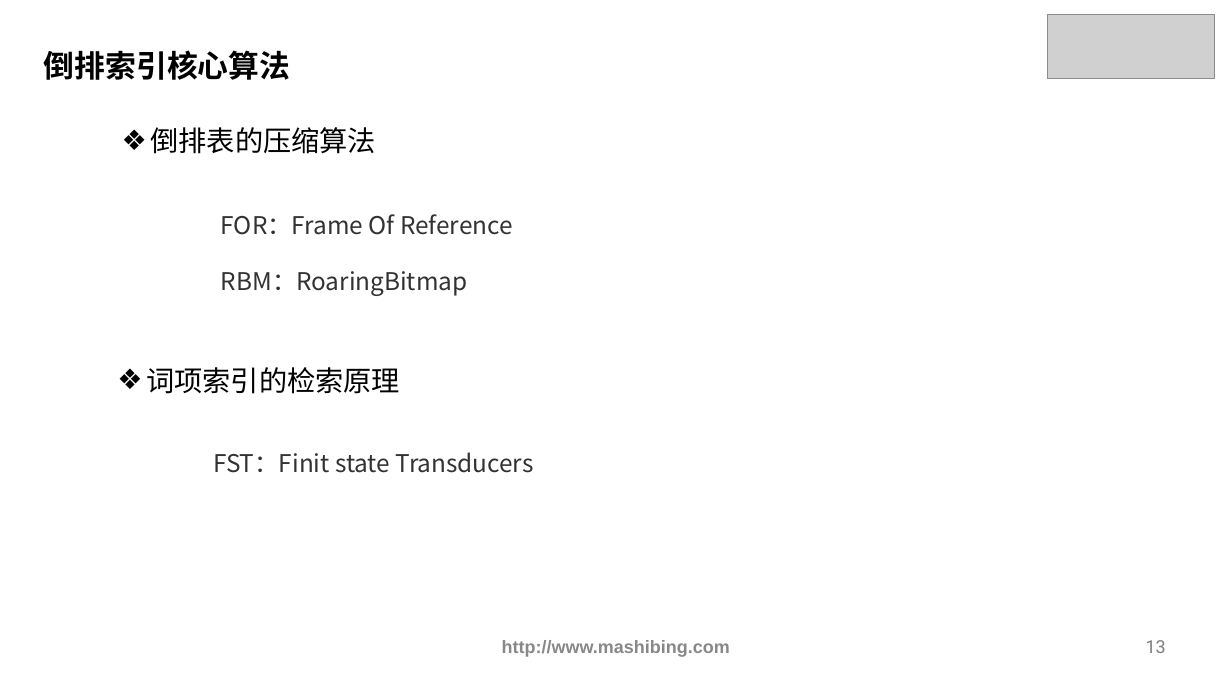
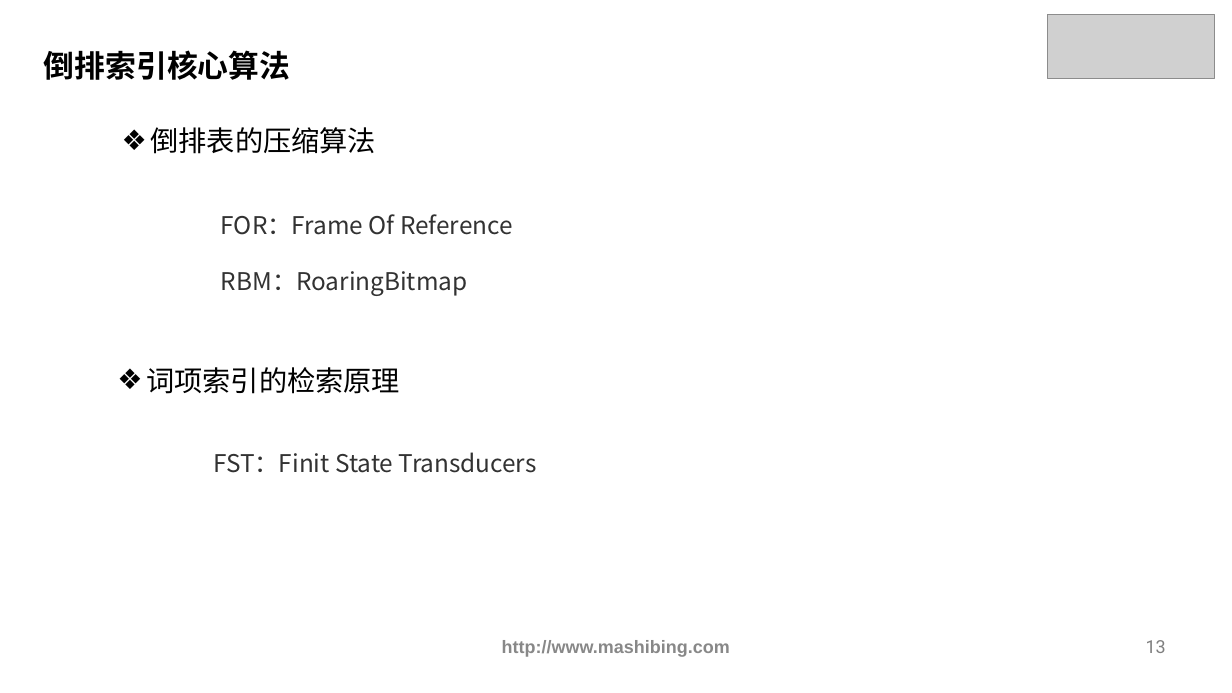
Before and after one commit to ybbstudy/Elastic-Stack, a slide deck: slide 13 of 1 核心知识篇/03-核心概念/课件/核心概念.pptx. Drawn at 1232x693 pixels with LibreOffice and Linux fonts; fonts in the diff are those of the drawing; grey boxes stand for pictures. Boxes give left, top, right and bottom in pixels: in the first picture for what was removed or moved away, otherwise in the second. Text is boxed around its words. In the diff, an @@ line names an element or a change of style, - is before the commit and + after.

```diff
--- a/1 核心知识篇/03-核心概念/课件/核心概念.pptx
+++ b/1 核心知识篇/03-核心概念/课件/核心概念.pptx
@@ text at (213, 452, 537, 473): text changed @@
-FST：Finit state Transducers
+FST：Finit State Transducers
```
Also in this commit, not shown: 3 other slides changed, 7 slides added.
